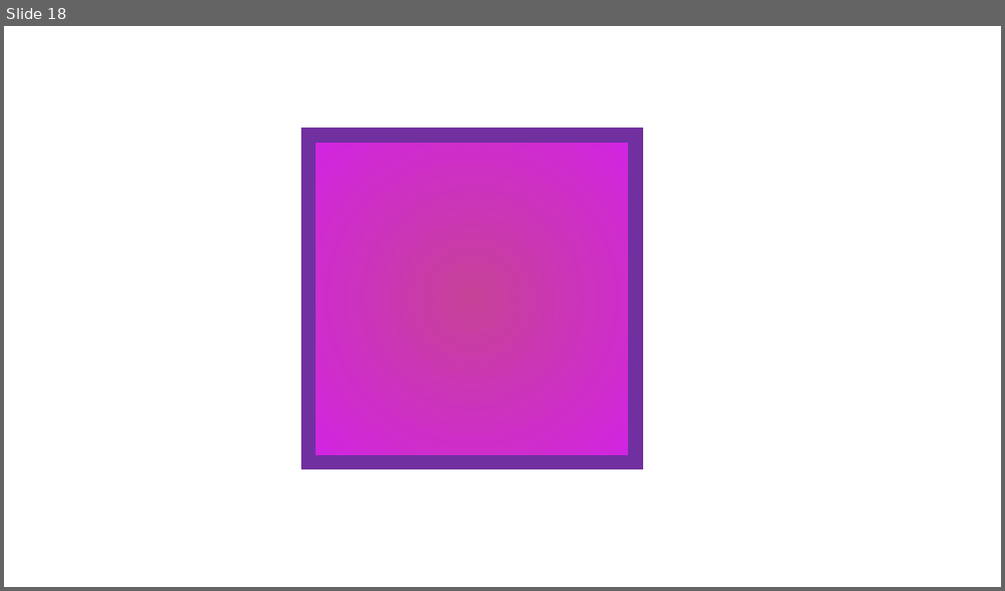
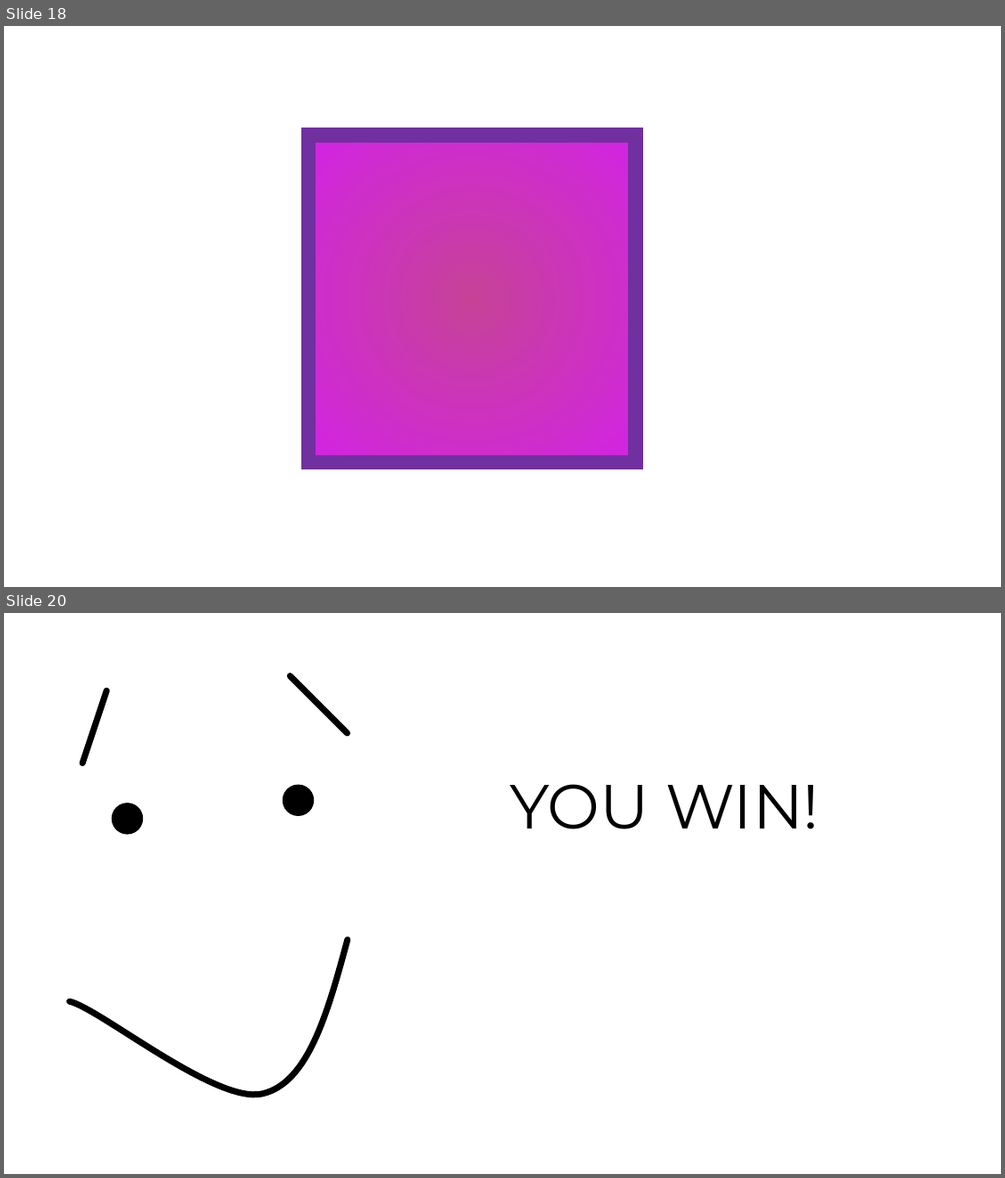
Before and after one commit to Airtoum/05-FPS-Maze, a slide deck: FPS-Maze-Drawing.pptx. Shown one above the other, each under a label of ours: slide 18 before the commit, slides 18 and 20 after it; the slides between them are not shown. The pictures are 1005x591 and 1005x1178 pixels, drawn with LibreOffice and Linux fonts; fonts in the diff are those of the drawing. Boxes give left, top, right and bottom in pixels: in the first picture for what was removed or moved away, otherwise in the second. Text is boxed around its words. In the diff, an @@ line names an element or a change of style, - is before the commit and + after.

```diff
--- a/FPS-Maze-Drawing.pptx
+++ b/FPS-Maze-Drawing.pptx
@@ slide 20 added at (4, 613, 1001, 1174), background #FFFFFF @@
@@ line added from (106, 690) to (82, 763), #000000 6 pt @@
@@ line added from (291, 676) to (348, 733), #000000 6 pt @@
@@ ellipse added at (283, 785, 314, 816), fill #000000, outline #000000 1 pt @@
@@ text added at (510, 784, 819, 829), 60 pt, text #000000 @@
+YOU WIN!
@@ ellipse added at (112, 803, 142, 834), fill #000000, outline #000000 1 pt @@
@@ freeform shape added at (70, 865, 394, 1156), outline #000000 6 pt @@
```
Also in this commit, not shown: 3 other slides added, 1 slide removed, 22 other files.
